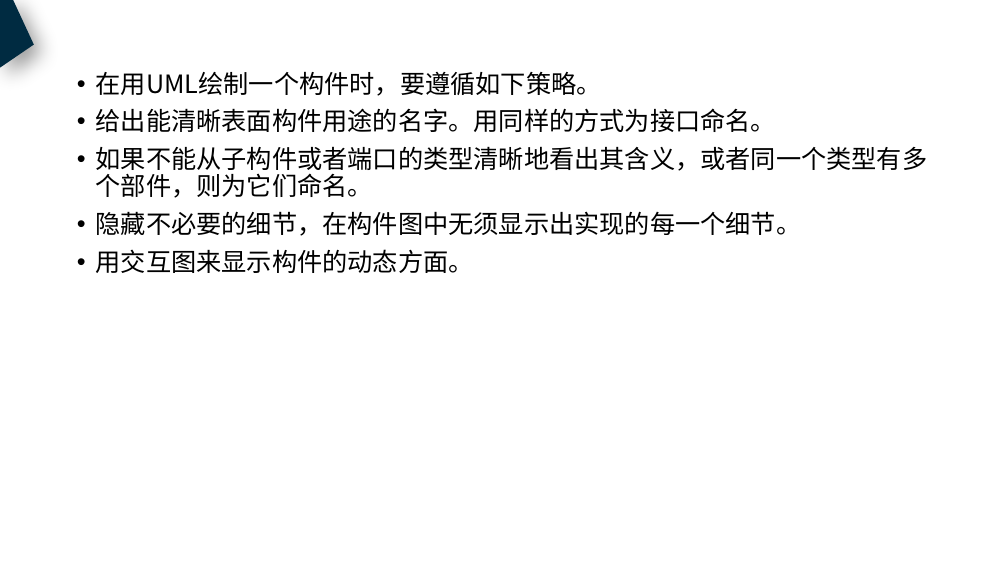
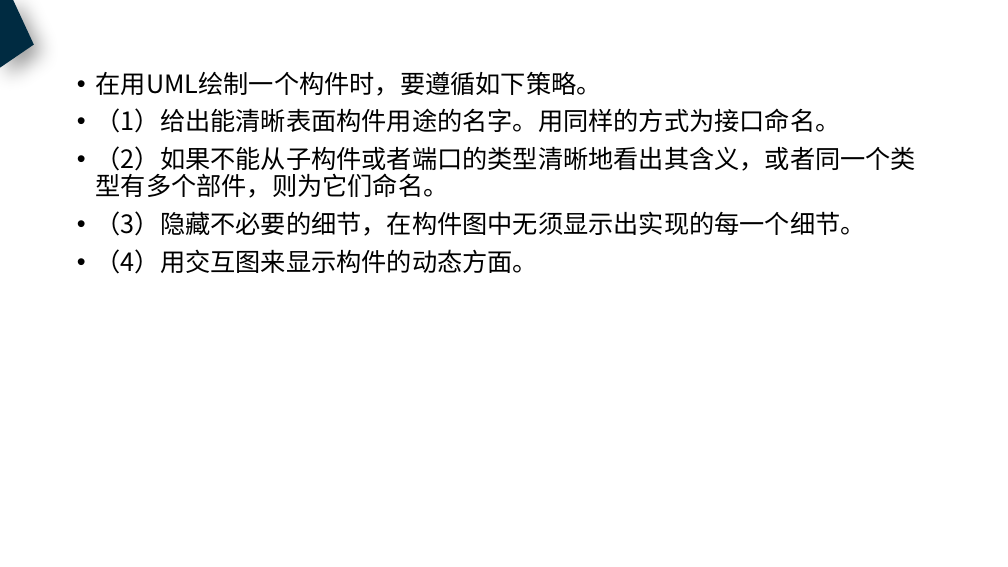
Before and after one commit to PRD2018-G18/PRD2018, a slide deck: slide 29 of 非受控文档/过程文档/UML基础3/UML基础3.pptx. Drawn at 1008x567 pixels with LibreOffice and Linux fonts; fonts in the diff are those of the drawing. Boxes give left, top, right and bottom in pixels: in the first picture for what was removed or moved away, otherwise in the second. Text is boxed around its words. In the diff, an @@ line names an element or a change of style, - is before the commit and + after.

```diff
--- a/非受控文档/过程文档/UML基础3/UML基础3.pptx
+++ b/非受控文档/过程文档/UML基础3/UML基础3.pptx
@@ text at [96,108,916,274]: text changed @@
-• 给出能清晰表面构件用途的名字。用同样的方式为接口命名。
-• 如果不能从子构件或者端口的类型清晰地看出其含义，或者同一个类型有多个部件，则为它们命名。
-• 隐藏不必要的细节，在构件图中无须显示出实现的每一个细节。
-• 用交互图来显示构件的动态方面。
+• （1）给出能清晰表面构件用途的名字。用同样的方式为接口命名。
+• （2）如果不能从子构件或者端口的类型清晰地看出其含义，或者同一个类型有多个部件，则为它们命名。
+• （3）隐藏不必要的细节，在构件图中无须显示出实现的每一个细节。
+• （4）用交互图来显示构件的动态方面。
```
Also in this commit, not shown: 23 other slides changed, 1 slide added, 1 slide removed, 1 other file.
